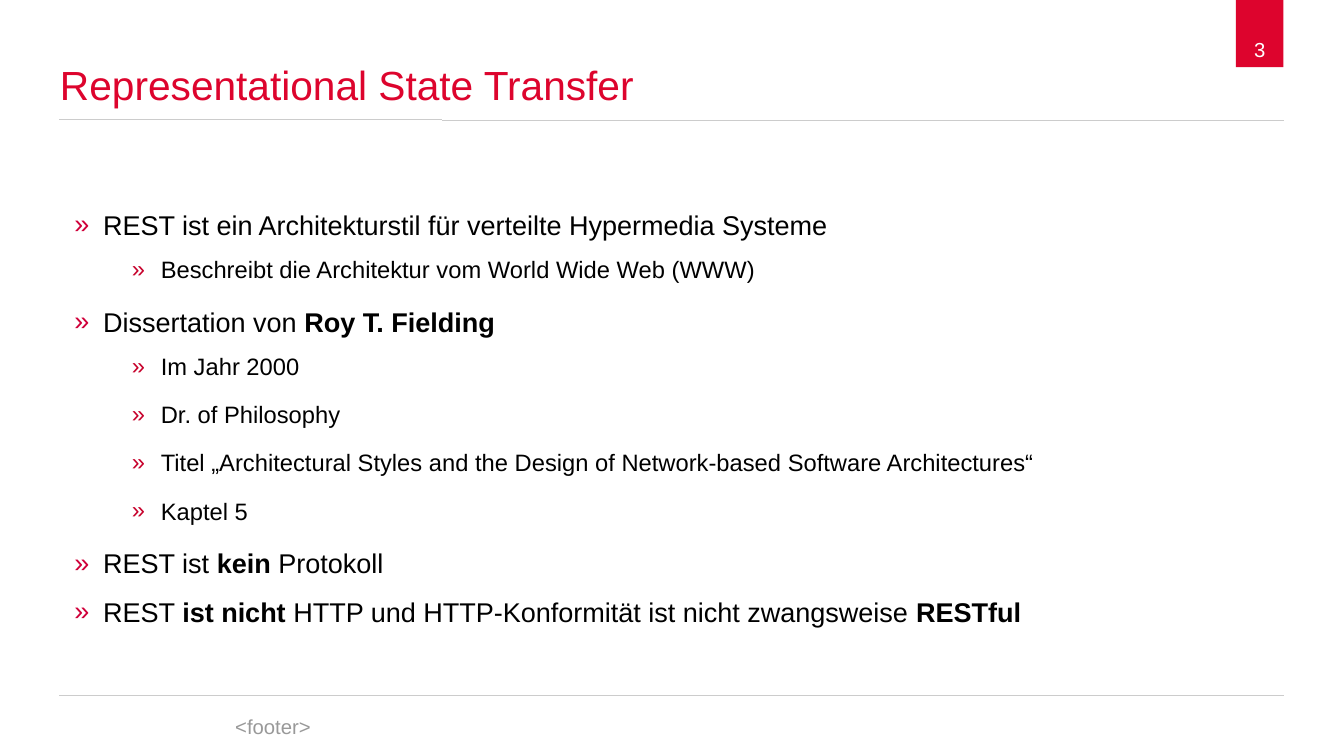
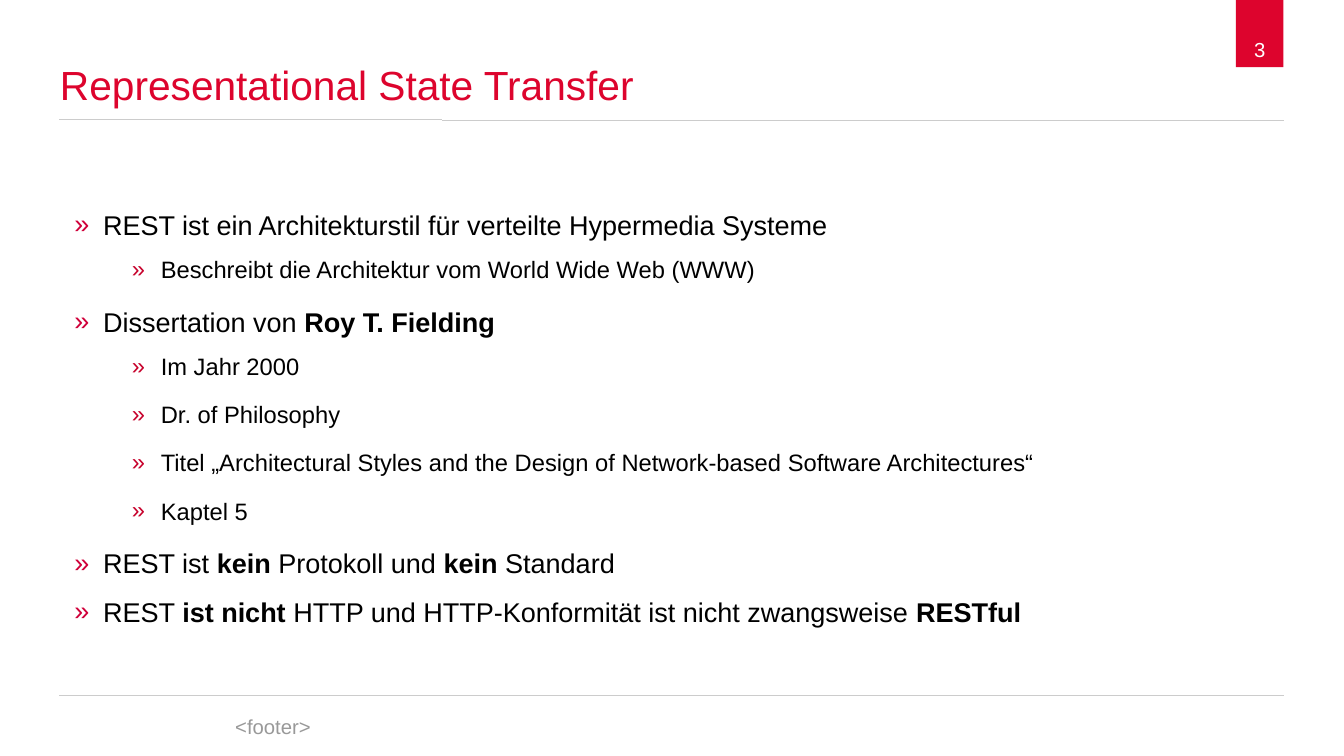
Before and after one commit to spaceone/presentations, a slide deck: slide 3 of representational-state-transfer/representational-state-transfer.odp. Drawn at 1344x756 pixels with LibreOffice and Linux fonts; fonts in the diff are those of the drawing; background and template pictures are left out. Boxes give left, top, right and bottom in pixels: in the first picture for what was removed or moved away, otherwise in the second. Text is boxed around its words. In the diff, an @@ line names an element or a change of style, - is before the commit and + after.

```diff
--- a/representational-state-transfer/representational-state-transfer.odp
+++ b/representational-state-transfer/representational-state-transfer.odp
@@ text at (103, 553, 615, 574): text changed @@
-» REST ist kein Protokoll
+» REST ist kein Protokoll und kein Standard
```
Also in this commit, not shown: 15 other slides changed, 15 slides added, 4 slides removed, 3 other files.
